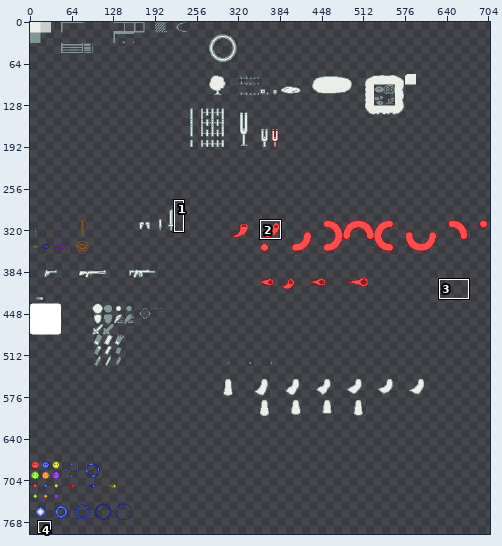
A pixel-art file gets an edit: ProjectLoot/Content/extras/tileset.aseprite. The picture above shows the old version from afar; the outline marks the close-up.
Close-up. Before the edit:
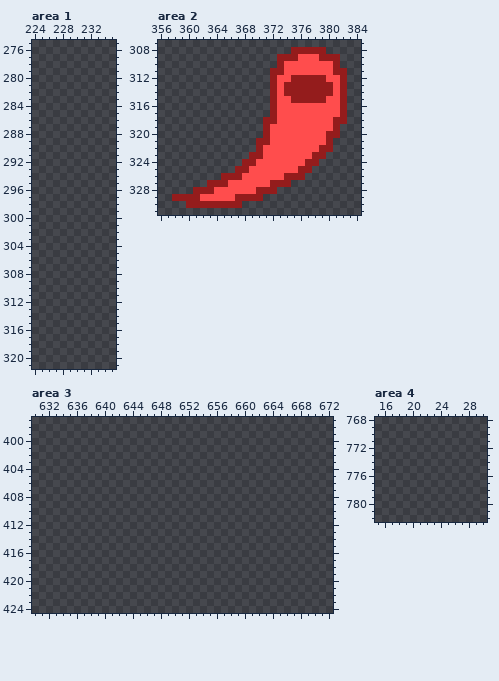
1024x1024 pixels, 1 frame. Shown: area 1: x 224..235, y 275..321; area 2: x 356..384, y 307..331; area 3: x 630..672, y 397..424; area 4: x 15..30, y 768..782. The wide view leaves out empty margins. The commit also changed other parts of the picture, which this record leaves out.
The same view after the edit:
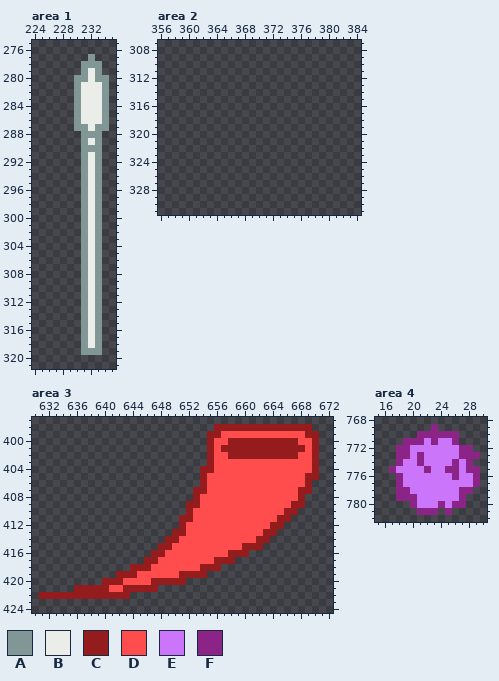
Palette (. is transparent): A #819796  B #ebede9  C #941c1c  D #ff4d4d  E #cb75fa  F #8b2486
Change:
Changed rows in their new state; - is an unchanged pixel.
Area 1:
first column x 230:
277 --A--
278 -AAA-
279 -ABA-
280 AABAA
281 ABBBA
282 ABBBA
283 ABBBA
284 ABBBA
285 ABBBA
286 ABBBA
287 AABAA
288 -AAA-
289 -ABA-
290 -AAA-
291 -ABA-
292 -ABA-
293 -ABA-
294 -ABA-
295 -ABA-
296 -ABA-
297 -ABA-
298 -ABA-
299 -ABA-
300 -ABA-
301 -ABA-
302 -ABA-
303 -ABA-
304 -ABA-
305 -ABA-
306 -ABA-
307 -ABA-
308 -ABA-
309 -ABA-
310 -ABA-
311 -ABA-
312 -ABA-
313 -ABA-
314 -ABA-
315 -ABA-
316 -ABA-
317 -ABA-
318 -ABA-
319 -AAA-
Area 2:
first column x 358:
308 -----------------.....---
309 ---------------.........-
310 ---------------.........-
311 --------------...........
312 --------------...........
313 --------------...........
314 --------------...........
315 --------------...........
316 --------------...........
317 --------------...........
318 -------------............
319 -------------...........-
320 -------------...........-
321 ------------...........--
322 ------------...........--
323 -----------...........---
324 ----------...........----
325 ---------...........-----
326 -------............------
327 -----............--------
328 ---............----------
329 .............------------
330 --........---------------
Area 3:
first column x 631:
398 -------------------------CCCCCCCCCCCCCC-
399 ------------------------CCDDDDDDDDDDDDCC
400 ------------------------CDDCCCCCCCCCCDDC
401 ------------------------CDCCCCCCCCCCCCDC
402 ------------------------CDDCCCCCCCCCCDDC
403 ------------------------CDDDDDDDDDDDDDDC
404 -----------------------CCDDDDDDDDDDDDDDC
405 -----------------------CDDDDDDDDDDDDDDCC
406 -----------------------CDDDDDDDDDDDDDDC-
407 ----------------------CCDDDDDDDDDDDDDCC-
408 ----------------------CDDDDDDDDDDDDDDC--
409 ---------------------CCDDDDDDDDDDDDDCC--
410 ---------------------CDDDDDDDDDDDDDCC---
411 --------------------CCDDDDDDDDDDDDCC----
412 --------------------CDDDDDDDDDDDDCC-----
413 -------------------CCDDDDDDDDDDDCC------
414 ------------------CCDDDDDDDDDDDCC-------
415 -----------------CCDDDDDDDDDDCCC--------
416 ----------------CCDDDDDDDDDCCC----------
417 ---------------CCDDDDDDDDCCC------------
418 -------------CCCDDDDDDDCCC--------------
419 -----------CCCDDDDDDCCCC----------------
420 ---------CCCDDDDCCCCC-------------------
421 -----CCCCCDDCCCCC-----------------------
422 CCCCCCCCCCCCC---------------------------
Area 4:
first column x 17:
769 ------F------
770 ----FFFFFF---
771 --FFFEFEEF---
772 -FFEEEEEEEFF-
773 -FFEFEEEEEFFF
774 -FEEFEEEEFEF-
775 FEEEEFEEFFEFF
776 -FEEEEEEEFEEF
777 -FEEEEEEEEEEF
778 -FFEEEEEEEFF-
779 -FFFEEEEEEF--
780 ---FEEEFEFF--
781 ----FFF-F----
Where, in picture pixels (left, top, right, bottom), the same in both close-ups:
added: (74, 54, 109, 355)
erased: (172, 47, 347, 208)
added: (39, 424, 319, 599)
added: (389, 424, 480, 515)
